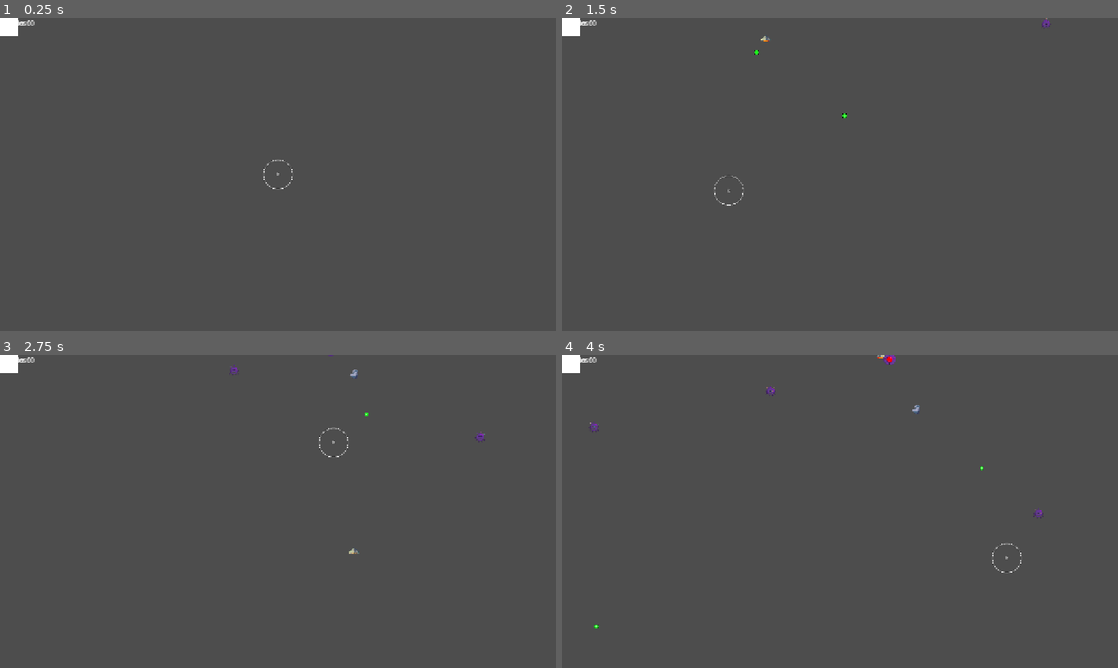
Above: before the commit, frames 1-4 (two rows, left to right).
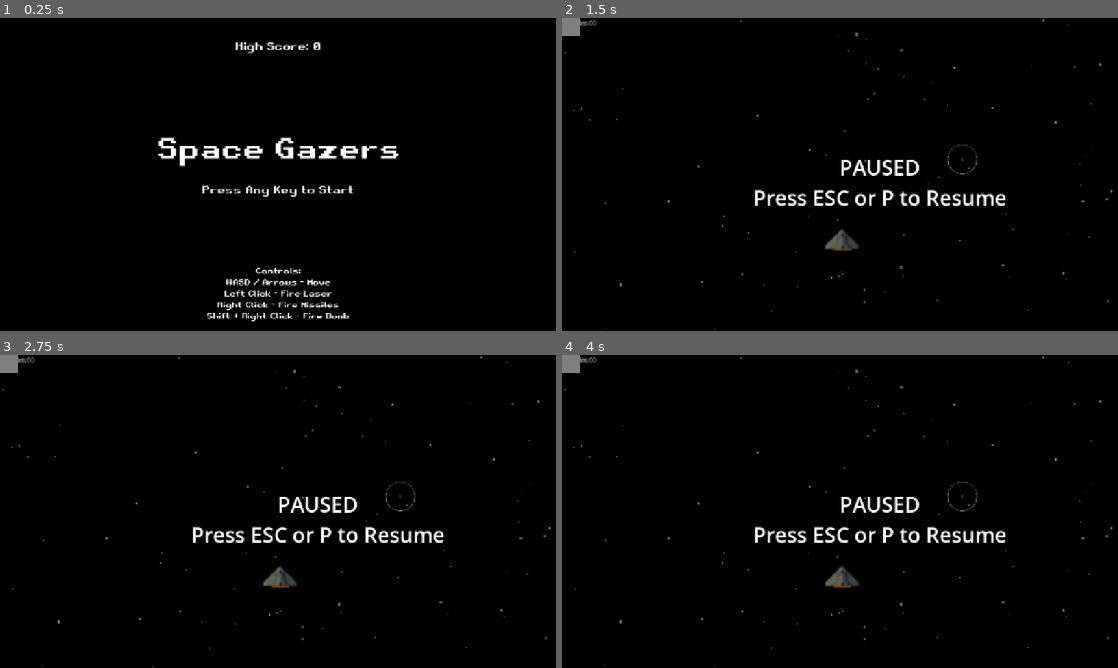
Above: after the commit, the same moments.

Repository: michaeldolearyjr/space-gazers
Game: Godot game, scene res://main_menu.tscn
Same seed, same stepped clock (60 frames per second), same inputs: the game is played once before the commit and once after it. Before the commit the project starts from res://gameplay.tscn. Sound files missing from this copy of the repository are replaced by a short silence.
Inputs (mouse positions are in pixels of both pictures, inside the frame that each line leads up to):
- Up to frame 1 (0.25 s): no input
- Up to frame 2 (1.5 s): tap Enter at 0.5 s; move the mouse to (962, 158) at 0.52 s; hold Right (ui_right) 0.53-1.28 s; tap P at 0.6, 1.35 s; click (962, 158) at 0.67 s; tap Space at 1.25 s; move the mouse to (728, 190) at 1.27 s; hold Down (ui_down) from 1.28 s (still down); click (728, 190) at 1.42 s
- Up to frame 3 (2.75 s): move the mouse to (333, 442) at 2.02 s; release Down (ui_down) at 2.03 s; hold Right (ui_right) from 2.03 s (still down); hold Shift from 2.03 s (still down); click (333, 442) at 2.17 s; tap P at 2.3 s
- Up to frame 4 (4 s): move the mouse to (812, 574) at 2.77 s; release Right (ui_right) at 2.78 s; release Shift at 2.78 s; hold Up (ui_up) 2.78-3.53 s; tap P at 2.85, 3.6 s; click (812, 574) at 2.92 s; move the mouse to (1006, 558) at 3.52 s; hold Left (ui_left) from 3.53 s (still down); click (1006, 558) at 3.67 s

The runs differ from the first frame. In frame 1, 100% of the frame differs, in the area x 0-100%, y 0-100%; in frame 2, 100%; in frame 3, 100%; in frame 4, 100%.

Commit message:
implementing basic gameplay controls and visual fx

Diff:
--- a/asteroid.gd
+++ b/asteroid.gd
@@ -3,11 +3,33 @@
 var hp: int = 200
 var speedy: float = 0
 
+var rotation_speed: float = 0
+
 func _ready() -> void:
 	speedy = randf_range(2.0, 16.0) * 10.0
+	rotation_speed = randf_range(-3.0, 3.0)
+	scale = Vector2(3.5, 3.5)
+	collision_layer = 4
+	collision_mask = 17
+	body_entered.connect(_on_body_entered)
+
+	var textures = [
+		preload("res://assets/images/asteroid_sm.png"),
+		preload("res://assets/images/asteroid_md.png"),
+		preload("res://assets/images/asteroid_lg.png"),
+		preload("res://assets/images/asteroid_lg2.png")
+	]
+	var tex = textures[randi() % textures.size()]
+	if has_node("Sprite2D"):
+		$Sprite2D.texture = tex
+	if has_node("CollisionShape2D"):
+		var circle = CircleShape2D.new()
+		circle.radius = max(tex.get_width(), tex.get_height()) / 2.0
+		$CollisionShape2D.shape = circle
 
 func _process(delta: float) -> void:
 	global_position.y += speedy * delta
+	rotation += rotation_speed * delta
 
 	var viewport_rect = get_viewport_rect()
 	if global_position.y > viewport_rect.size.y + 100:
@@ -18,4 +40,12 @@
 	if hp <= 0:
 		if get_node_or_null("/root/Global"):
 			get_node("/root/Global").add_score(100)
+		var gameplay = get_tree().current_scene
+		if gameplay and gameplay.has_method("play_explosion"):
+			gameplay.play_explosion(global_position, Color.GRAY)
 		queue_free()
+
+func _on_body_entered(body: Node2D):
+	if body.name == "Player" and body.has_method("take_damage"):
+		body.take_damage(30)
+		take_damage(1000)
--- a/enemy_ship.gd
+++ b/enemy_ship.gd
@@ -4,18 +4,27 @@
 var speedx: float = 0
 var speedy: float = 0
 var bullet_timer: float = 0.0
+var anim_timer: float = 0.0
 
 func _ready() -> void:
+	scale = Vector2(3.5, 3.5)
+	collision_layer = 2
+	collision_mask = 17
+	body_entered.connect(_on_body_entered)
 	speedx = randf_range(-6.0, 6.0) * 10.0
 	speedy = randf_range(1.0, 5.0) * 10.0
 	bullet_timer = randf_range(0.5, 2.0)
 
-	if has_node("AnimationPlayer"):
-		var anim = $AnimationPlayer
-		if anim.has_animation("default"):
-			anim.play("default")
+	# Removed AnimationPlayer default play so custom animation logic works
 
 func _process(delta: float) -> void:
+	anim_timer += delta
+	if anim_timer > 0.1:
+		anim_timer = 0.0
+		if has_node("Sprite2D"):
+			var s = $Sprite2D
+			s.frame = (s.frame + 1) % (s.hframes * s.vframes)
+
 	global_position.x += speedx * delta
 	global_position.y += speedy * delta
 
@@ -45,4 +54,12 @@
 	if hp <= 0:
 		if get_node_or_null("/root/Global"):
 			get_node("/root/Global").add_score(5000)
+		var gameplay = get_tree().current_scene
+		if gameplay and gameplay.has_method("play_explosion"):
+			gameplay.play_explosion(global_position, Color.BLUE)
 		queue_free()
+
+func _on_body_entered(body: Node2D):
+	if body.name == "Player" and body.has_method("take_damage"):
+		body.take_damage(20)
+		take_damage(1000)
--- /dev/null
+++ b/game_over.gd
@@ -0,0 +1,16 @@
+extends Control
+
+func _ready() -> void:
+	var global = get_node_or_null("/root/Global")
+	if global:
+		$Score.text = "Score: " + str(global.score) + "\nHigh Score: " + str(global.highscore)
+
+func _input(event: InputEvent) -> void:
+	if event is InputEventKey and event.pressed:
+		get_node("/root/Global").score = 0
+		get_node("/root/Global").level = 1
+		get_tree().change_scene_to_file("res://main_menu.tscn")
+	elif event is InputEventMouseButton and event.pressed:
+		get_node("/root/Global").score = 0
+		get_node("/root/Global").level = 1
+		get_tree().change_scene_to_file("res://main_menu.tscn")
--- /dev/null
+++ b/game_over.tscn
@@ -0,0 +1,65 @@
+[gd_scene load_steps=3 format=3]
+[ext_resource type="Script" path="res://game_over.gd" id="1_xxx"]
+[ext_resource type="FontFile" path="res://assets/RetroGaming.ttf" id="2_yyy"]
+
+[node name="GameOver" type="Control"]
+layout_mode = 3
+anchors_preset = 15
+anchor_right = 1.0
+anchor_bottom = 1.0
+script = ExtResource("1_xxx")
+
+[node name="ColorRect" type="ColorRect" parent="."]
+layout_mode = 1
+anchors_preset = 15
+anchor_right = 1.0
+anchor_bottom = 1.0
+color = Color(0.2, 0, 0, 1)
+
+[node name="Title" type="Label" parent="."]
+layout_mode = 1
+anchors_preset = 8
+anchor_left = 0.5
+anchor_top = 0.5
+anchor_right = 0.5
+anchor_bottom = 0.5
+offset_left = -200.0
+offset_top = -100.0
+offset_right = 200.0
+offset_bottom = -20.0
+theme_override_fonts/font = ExtResource("2_yyy")
+theme_override_font_sizes/font_size = 64
+text = "GAME OVER"
+horizontal_alignment = 1
+
+[node name="Score" type="Label" parent="."]
+layout_mode = 1
+anchors_preset = 8
+anchor_left = 0.5
+anchor_top = 0.5
+anchor_right = 0.5
+anchor_bottom = 0.5
+offset_left = -200.0
+offset_top = 10.0
+offset_right = 200.0
+offset_bottom = 50.0
+theme_override_fonts/font = ExtResource("2_yyy")
+theme_override_font_sizes/font_size = 32
+text = "Score: 0"
+horizontal_alignment = 1
+
+[node name="PressAnyKey" type="Label" parent="."]
+layout_mode = 1
+anchors_preset = 7
+anchor_left = 0.5
+anchor_top = 1.0
+anchor_right = 0.5
+anchor_bottom = 1.0
+offset_left = -300.0
+offset_top = -100.0
+offset_right = 300.0
+offset_bottom = -50.0
+theme_override_fonts/font = ExtResource("2_yyy")
+theme_override_font_sizes/font_size = 24
+text = "Press Any Key to Return to Menu"
+horizontal_alignment = 1
--- a/gameplay.gd
+++ b/gameplay.gd
@@ -17,6 +17,13 @@
 @onready var bomb_label = $UI/BombAmmoLabel
 
 var spawn_timer: float = 0.0
+
+var level_timer: float = 0.0
+var level_duration: float = 30.0 # 30 seconds per level
+var enemies_spawned_this_level: int = 0
+var max_enemies_per_level: int = 15
+
+var pause_menu: CanvasLayer = null
 
 func _ready() -> void:
 	# Remove templates from tree so they don't process and queue_free() themselves
@@ -28,12 +35,178 @@
 	$Enemies.remove_child(enemy_ship_template)
 	$Powerups.remove_child(powerup_template)
 
+	_setup_starfield()
+	_setup_pause_menu()
+
 	# Start background music if present
-	if has_node("MusicPlayer") and $MusicPlayer.stream != null:
+	if has_node("MusicPlayer"):
+		var stream = load("res://assets/audio/spaceTrack.ogg")
+		if stream is AudioStreamOggVorbis:
+			stream.loop = true
+		$MusicPlayer.stream = stream
 		$MusicPlayer.play()
 
-
+	# Setup Healthbar
+	if has_node("UI/Healthbar"):
+		var hb = $UI/Healthbar
+		hb.texture_under = load("res://assets/images/healthbar.png")
+		hb.texture_progress = load("res://assets/images/healthbar.png")
+		hb.tint_under = Color(0.2, 0.2, 0.2)
+		hb.tint_progress = Color.GREEN
+		hb.position = Vector2(20, 20)
+		hb.scale = Vector2(3, 3)
+
+func _setup_starfield():
+	var bg = ColorRect.new()
+	bg.color = Color.BLACK
+	bg.size = get_viewport_rect().size
+	bg.z_index = -100
+	add_child(bg)
+
+	var env = WorldEnvironment.new()
+	var env_res = Environment.new()
+	env_res.background_mode = Environment.BG_CANVAS
+	env_res.glow_enabled = true
+	env_res.glow_intensity = 0.6
+	env_res.glow_strength = 0.8
+	env_res.glow_bloom = 0.1
+	env_res.glow_blend_mode = Environment.GLOW_BLEND_MODE_ADDITIVE
+	env_res.glow_hdr_threshold = 1.0
+	env.environment = env_res
+	add_child(env)
+
+	for i in range(3):
+		var stars = CPUParticles2D.new()
+		stars.amount = 20 * (i + 1)
+		stars.emission_shape = CPUParticles2D.EMISSION_SHAPE_RECTANGLE
+		var vp_size = get_viewport_rect().size
+		stars.emission_rect_extents = Vector2(vp_size.x / 2.0, 0)
+		stars.direction = Vector2(0, 1)
+		stars.spread = 0.0
+		stars.gravity = Vector2(0, 0)
+		var speed = 100.0 + (i * 200.0)
+		stars.initial_velocity_min = speed * 0.8
+		stars.initial_velocity_max = speed * 1.2
+		stars.scale_amount_min = (i + 1) * 1.0
+		stars.scale_amount_max = (i + 1) * 2.0
+		stars.lifetime = (vp_size.y + 200) / speed
+		stars.preprocess = stars.lifetime
+		stars.position = Vector2(vp_size.x / 2.0, -50)
+		stars.z_index = -99 + i
+
+		# Randomize star glow using a gradient with HDR values
+		var grad = Gradient.new()
+		grad.add_point(0.0, Color(0.4, 0.4, 0.4)) # Dim, no glow
+		grad.add_point(0.8, Color(0.8, 0.8, 0.8)) # Normal, no glow
+		grad.add_point(1.0, Color(1.5, 1.5, 1.2)) # Bright, glows!
+		stars.color_initial_ramp = grad
+
+		add_child(stars)
+
+func _setup_pause_menu():
+	pause_menu = CanvasLayer.new()
+	pause_menu.layer = 100
+	pause_menu.process_mode = Node.PROCESS_MODE_ALWAYS
+
+	var dim = ColorRect.new()
+	dim.color = Color(0, 0, 0, 0.5)
+	dim.size = get_viewport_rect().size
+	pause_menu.add_child(dim)
+
+	var label = Label.new()
+	label.text = "PAUSED\nPress ESC or P to Resume"
+	label.position = Vector2(get_viewport_rect().size.x / 2.0 - 200, get_viewport_rect().size.y / 2.0 - 50)
+	label.add_theme_font_size_override("font_size", 48)
+	label.horizontal_alignment = HORIZONTAL_ALIGNMENT_CENTER
+	pause_menu.add_child(label)
+
+	add_child(pause_menu)
+	pause_menu.hide()
+
+func _input(event: InputEvent) -> void:
+	if event.is_action_pressed("ui_cancel") or (event is InputEventKey and event.pressed and event.keycode == KEY_P):
+		var tree = get_tree()
+		tree.paused = !tree.paused
+		pause_menu.visible = tree.paused
+
+func play_explosion(pos: Vector2, target_color: Color = Color.ORANGE):
+	var sfx = AudioStreamPlayer2D.new()
+	sfx.stream = load("res://assets/audio/explosion.ogg")
+	sfx.global_position = pos
+	add_child(sfx)
+	sfx.play()
+	sfx.finished.connect(sfx.queue_free)
+
+	var particles = CPUParticles2D.new()
+	particles.emitting = true
+	particles.one_shot = true
+	particles.amount = 50
+	particles.explosiveness = 1.0
+	particles.direction = Vector2(0, 0)
+	particles.spread = 180.0
+	particles.initial_velocity_min = 100.0
+	particles.initial_velocity_max = 300.0
+	particles.scale_amount_min = 2.0
+	particles.scale_amount_max = 5.0
+
+	var grad = Gradient.new()
+	grad.add_point(0.0, target_color)
+	grad.add_point(1.0, Color.RED)
+	particles.color_initial_ramp = grad
+
+	particles.global_position = pos
+
+	var light = PointLight2D.new()
+	light.texture = load("res://assets/images/light.png")
+	light.color = Color.ORANGE
+	light.energy = 2.0
+	light.texture_scale = 0.5
+	particles.add_child(light)
+
+	add_child(particles)
+	var timer = Timer.new()
+	timer.wait_time = 1.5
+	timer.autostart = true
+	timer.timeout.connect(particles.queue_free)
+	particles.add_child(timer)
+
+func play_impact(pos: Vector2, target_color: Color, laser_color: Color):
+	var particles = CPUParticles2D.new()
+	particles.emitting = true
+	particles.one_shot = true
+	particles.amount = 20
+	particles.explosiveness = 0.8
+	particles.direction = Vector2(0, -1)
+	particles.spread = 90.0
+	particles.initial_velocity_min = 50.0
+	particles.initial_velocity_max = 150.0
+	particles.scale_amount_min = 2.0
+	particles.scale_amount_max = 4.0
+
+	var grad = Gradient.new()
+	grad.add_point(0.0, target_color)
+	grad.add_point(1.0, laser_color)
+	particles.color_initial_ramp = grad
+
+	particles.global_position = pos
+	add_child(particles)
+
+	var timer = Timer.new()
+	timer.wait_time = 1.0
+	timer.autostart = true
+	timer.timeout.connect(particles.queue_free)
+	particles.add_child(timer)
 func _process(delta: float) -> void:
+	var global = get_node_or_null("/root/Global")
+	if global:
+		level_timer += delta
+		if level_timer >= level_duration:
+			level_timer = 0.0
+			global.level += 1
+			enemies_spawned_this_level = 0
+			max_enemies_per_level += 10 # Increase cap each level
+			get_tree().change_scene_to_file("res://story_screen.tscn")
+
 	_update_ui()
 	_handle_spawning(delta)
 
@@ -48,9 +221,16 @@
 		bomb_label.text = "Bombs: " + str(player.bombs_ammo)
 
 func _handle_spawning(delta: float):
+	if enemies_spawned_this_level >= max_enemies_per_level:
+		return
+
 	spawn_timer -= delta
 	if spawn_timer <= 0:
-		spawn_timer = 0.5 # check twice a second
+		var global = get_node_or_null("/root/Global")
+		var current_level = global.level if global else 1
+
+		spawn_timer = max(0.1, 0.5 - (current_level * 0.02)) # Spawns get faster
+		var speed_multiplier = 1.0 + (current_level * 0.15) # Speed increases
 
 		# Probability checks based on level (simplified)
 		var rand = randf()
@@ -61,6 +241,9 @@
 			var viewport = get_viewport_rect()
 			g.global_position = Vector2(randf_range(0, viewport.size.x), -50)
 			$Enemies.add_child(g)
+			g.speedy *= speed_multiplier
+			g.speedx *= speed_multiplier
+			enemies_spawned_this_level += 1
 
 		if rand < 0.05:
 			var s = enemy_ship_template.duplicate()
@@ -68,6 +251,9 @@
 			var viewport = get_viewport_rect()
 			s.global_position = Vector2(randf_range(0, viewport.size.x), -50)
 			$Enemies.add_child(s)
+			s.speedy *= speed_multiplier
+			s.speedx *= speed_multiplier
+			enemies_spawned_this_level += 1
 
 		if rand < 0.1:
 			var a = asteroid_template.duplicate()
@@ -75,6 +261,7 @@
 			var viewport = get_viewport_rect()
 			a.global_position = Vector2(randf_range(0, viewport.size.x), -100)
 			$Enemies.add_child(a)
+			a.speedy *= speed_multiplier
 
 		if rand < 0.02:
 			var p = powerup_template.duplicate()
--- a/gazer.gd
+++ b/gazer.gd
@@ -5,19 +5,27 @@
 var speedy: float = 0
 var bullet_timer: float = 0.0
 var score_value: int = 0
+var anim_timer: float = 0.0
 
 func _ready() -> void:
+	scale = Vector2(3.5, 3.5)
+	collision_layer = 2
+	collision_mask = 17
+	body_entered.connect(_on_body_entered)
 	speedx = randf_range(-6.0, 6.0) * 10.0
 	speedy = randf_range(2.0, 16.0) * 10.0
 	bullet_timer = randf_range(0.5, 3.0)
 
-	# If AnimationPlayer exists, we can play its default animation here
-	if has_node("AnimationPlayer"):
-		var anim = $AnimationPlayer
-		if anim.has_animation("default"):
-			anim.play("default")
+	# Removed AnimationPlayer default play so custom animation logic works
 
 func _process(delta: float) -> void:
+	anim_timer += delta
+	if anim_timer > 0.1:
+		anim_timer = 0.0
+		if has_node("Sprite2D"):
+			var s = $Sprite2D
+			s.frame = (s.frame + 1) % (s.hframes * s.vframes)
+
 	global_position.x += speedx * delta
 	global_position.y += speedy * delta
 
@@ -50,5 +58,12 @@
 	if hp <= 0:
 		if get_node_or_null("/root/Global"):
 			get_node("/root/Global").add_score(1500) # Base score
-		# Spawn particles or explosion here in gameplay.gd
+		var gameplay = get_tree().current_scene
+		if gameplay and gameplay.has_method("play_explosion"):
+			gameplay.play_explosion(global_position, Color.PURPLE)
 		queue_free()
+
+func _on_body_entered(body: Node2D):
+	if body.name == "Player" and body.has_method("take_damage"):
+		body.take_damage(20)
+		take_damage(1000)
--- a/laser.gd
+++ b/laser.gd
@@ -4,6 +4,9 @@
 var damage: int = 15
 
 func _ready() -> void:
+	scale = Vector2(0.5, 0.5)
+	collision_layer = 16
+	collision_mask = 6
 	area_entered.connect(_on_area_entered)
 
 func _process(delta: float) -> void:
@@ -14,6 +17,13 @@
 		queue_free()
 
 func _on_area_entered(area: Area2D):
-	if area.has_method("take_damage") and (area.name == "Gazer" or area.name == "EnemyShip" or area.name == "Asteroid"):
+	if area.has_method("take_damage") and (area.name.begins_with("Gazer") or area.name.begins_with("EnemyShip") or area.name.begins_with("Asteroid")):
 		area.take_damage(damage)
+		var gameplay = get_tree().current_scene
+		if gameplay and gameplay.has_method("play_impact"):
+			var tc = Color.WHITE
+			if area.name.begins_with("Gazer"): tc = Color.PURPLE
+			elif area.name.begins_with("Asteroid"): tc = Color.GRAY
+			elif area.name.begins_with("EnemyShip"): tc = Color.BLUE
+			gameplay.play_impact(global_position, tc, Color.GREEN)
 		queue_free()
--- /dev/null
+++ b/main_menu.gd
@@ -0,0 +1,12 @@
+extends Control
+
+func _ready() -> void:
+	var global = get_node_or_null("/root/Global")
+	if global and has_node("HighScore"):
+		$HighScore.text = "High Score: " + str(global.highscore)
+
+func _input(event: InputEvent) -> void:
+	if event is InputEventKey and event.pressed:
+		get_tree().change_scene_to_file("res://story_screen.tscn")
+	elif event is InputEventMouseButton and event.pressed:
+		get_tree().change_scene_to_file("res://story_screen.tscn")
--- /dev/null
+++ b/main_menu.tscn
@@ -0,0 +1,84 @@
+[gd_scene load_steps=3 format=3]
+
+[ext_resource type="Script" path="res://main_menu.gd" id="1_xxx"]
+[ext_resource type="FontFile" path="res://assets/RetroGaming.ttf" id="2_yyy"]
+
+[node name="MainMenu" type="Control"]
+layout_mode = 3
+anchors_preset = 15
+anchor_right = 1.0
+anchor_bottom = 1.0
+script = ExtResource("1_xxx")
+
+[node name="ColorRect" type="ColorRect" parent="."]
+layout_mode = 1
+anchors_preset = 15
+anchor_right = 1.0
+anchor_bottom = 1.0
+color = Color(0, 0, 0, 1)
+
+[node name="Title" type="Label" parent="."]
+layout_mode = 1
+anchors_preset = 8
+anchor_left = 0.5
+anchor_top = 0.5
+anchor_right = 0.5
+anchor_bottom = 0.5
+offset_left = -400.0
+offset_top = -100.0
+offset_right = 400.0
+offset_bottom = -20.0
+theme_override_fonts/font = ExtResource("2_yyy")
+theme_override_font_sizes/font_size = 64
+text = "Space Gazers"
+horizontal_alignment = 1
+
+[node name="PressAnyKey" type="Label" parent="."]
+layout_mode = 1
+anchors_preset = 8
+anchor_left = 0.5
+anchor_top = 0.5
+anchor_right = 0.5
+anchor_bottom = 0.5
+offset_left = -200.0
+offset_top = 20.0
+offset_right = 200.0
+offset_bottom = 60.0
+theme_override_fonts/font = ExtResource("2_yyy")
+theme_override_font_sizes/font_size = 24
+text = "Press Any Key to Start"
+horizontal_alignment = 1
+
+[node name="HighScore" type="Label" parent="."]
+layout_mode = 1
+anchors_preset = 5
+anchor_left = 0.5
+anchor_right = 0.5
+offset_left = -200.0
+offset_top = 50.0
+offset_right = 200.0
+offset_bottom = 90.0
+theme_override_fonts/font = ExtResource("2_yyy")
+theme_override_font_sizes/font_size = 24
+text = "High Score: 0"
+horizontal_alignment = 1
+
+[node name="Controls" type="Label" parent="."]
+layout_mode = 1
+anchors_preset = 7
+anchor_left = 0.5
+anchor_top = 1.0
+anchor_right = 0.5
+anchor_bottom = 1.0
+offset_left = -300.0
+offset_top = -150.0
+offset_right = 300.0
+offset_bottom = -20.0
+theme_override_fonts/font = ExtResource("2_yyy")
+theme_override_font_sizes/font_size = 18
+text = "Controls:
+WASD / Arrows - Move
+Left Click - Fire Laser
+Right Click - Fire Missiles
+Shift + Right Click - Fire Bomb"
+horizontal_alignment = 1
--- a/missile.gd
+++ b/missile.gd
@@ -4,6 +4,8 @@
 var damage: int = 200
 
 func _ready() -> void:
+	collision_layer = 16
+	collision_mask = 6
 	area_entered.connect(_on_area_entered)
 
 func _process(delta: float) -> void:
@@ -14,12 +16,19 @@
 		queue_free()
 
 func _on_area_entered(area: Area2D):
-	if area.has_method("take_damage") and (area.name == "Gazer" or area.name == "EnemyShip" or area.name == "Asteroid"):
-		# AoE explosion in old game for missiles
+	if area.has_method("take_damage") and (area.name.begins_with("Gazer") or area.name.begins_with("EnemyShip") or area.name.begins_with("Asteroid")):
 		var explosion_radius = 250.0
 		if get_parent() and get_parent().get_parent() and get_parent().get_parent().has_node("Enemies"):
 			var enemies = get_parent().get_parent().get_node("Enemies").get_children()
 			for enemy in enemies:
 				if enemy.has_method("take_damage") and enemy.global_position.distance_to(global_position) < explosion_radius:
 					enemy.take_damage(damage)
+
+		var gameplay = get_tree().current_scene
+		if gameplay and gameplay.has_method("play_impact"):
+			var tc = Color.WHITE
+			if area.name.begins_with("Gazer"): tc = Color.PURPLE
+			elif area.name.begins_with("Asteroid"): tc = Color.GRAY
+			elif area.name.begins_with("EnemyShip"): tc = Color.BLUE
+			gameplay.play_impact(global_position, tc, Color.WHITE)
 		queue_free()
--- a/player.gd
+++ b/player.gd
@@ -11,6 +11,29 @@
 var hit_timer: float = 0.0
 
 @onready var sprite = $Sprite2D
+
+func _ready() -> void:
+	scale = Vector2(3.5, 3.5)
+	collision_layer = 1
+	collision_mask = 14
+
+	var vp = get_viewport_rect().size
+	global_position = Vector2(vp.x / 2.0, vp.y / 2.0 + 150.0)
+
+	var exhaust = CPUParticles2D.new()
+	exhaust.amount = 30
+	exhaust.lifetime = 0.5
+	exhaust.direction = Vector2(0, 1)
+	exhaust.spread = 20.0
+	exhaust.gravity = Vector2(0, 0)
+	exhaust.initial_velocity_min = 50.0
+	exhaust.initial_velocity_max = 100.0
+	exhaust.scale_amount_min = 2.0
+	exhaust.scale_amount_max = 5.0
+	exhaust.color = Color.AQUA
+	exhaust.position = Vector2(0, 20)
+	exhaust.z_index = -1
+	add_child(exhaust)
 
 func _physics_process(delta: float) -> void:
 	if hit_timer > 0:
@@ -66,7 +89,7 @@
 	if bullet_timer <= 0:
 		if Input.is_mouse_button_pressed(MOUSE_BUTTON_LEFT):
 			shoot_laser()
-			bullet_timer = 0.1 if rapid_fire_timer <= 0 else 0.05
+			bullet_timer = 0.3 if rapid_fire_timer <= 0 else 0.15
 		elif Input.is_mouse_button_pressed(MOUSE_BUTTON_RIGHT) and not Input.is_key_pressed(KEY_SHIFT):
 			if missiles_ammo > 0:
 				shoot_missile()
@@ -94,4 +117,5 @@
 	health -= amount
 	hit_timer = 0.5
 	if health <= 0:
+		get_tree().change_scene_to_file("res://game_over.tscn")
 		queue_free()
--- a/powerup.gd
+++ b/powerup.gd
@@ -6,11 +6,28 @@
 func _ready() -> void:
 	speedy = randf_range(5.0, 12.0) * 10.0
 	body_entered.connect(_on_body_entered)
+	scale = Vector2(3.0, 3.0)
+	collision_layer = 32
+	collision_mask = 1
 
 	# Randomize type if not set externally
 	if type == "health":
 		var types = ["health", "rapid", "missile", "bomb"]
 		type = types[randi() % types.size()]
+
+	if has_node("Sprite2D"):
+		$Sprite2D.texture = preload("res://assets/images/healthpack.png")
+		if type == "rapid":
+			$Sprite2D.modulate = Color.YELLOW
+		elif type == "missile":
+			$Sprite2D.modulate = Color.RED
+		elif type == "bomb":
+			$Sprite2D.modulate = Color.PURPLE
+
+	if has_node("CollisionShape2D"):
+		var circle = CircleShape2D.new()
+		circle.radius = 16.0
+		$CollisionShape2D.shape = circle
 
 func _process(delta: float) -> void:
 	global_position.y += speedy * delta
--- a/project.godot
+++ b/project.godot
@@ -11,7 +11,7 @@
 [application]
 
 config/name="Space Gazers"
-run/main_scene="uid://8y2d2y7w8ks3"
+run/main_scene="res://main_menu.tscn"
 config/features=PackedStringArray("4.6", "Forward Plus")
 config/icon="res://icon.svg"
 
--- a/redlaser.gd
+++ b/redlaser.gd
@@ -4,6 +4,8 @@
 var damage: int = 15
 
 func _ready() -> void:
+	collision_layer = 8
+	collision_mask = 1
 	body_entered.connect(_on_body_entered)
 
 func _process(delta: float) -> void:
@@ -15,5 +17,8 @@
 
 func _on_body_entered(body: Node2D):
 	if body.name == "Player" and body.has_method("take_damage"):
-		body.take_damage(damage)
+		body.take_damage(10)
+		var gameplay = get_tree().current_scene
+		if gameplay and gameplay.has_method("play_impact"):
+			gameplay.play_impact(global_position, Color.WHITE, Color.RED)
 		queue_free()
--- /dev/null
+++ b/story_screen.gd
@@ -0,0 +1,12 @@
+extends Control
+
+func _ready() -> void:
+	var global = get_node_or_null("/root/Global")
+	if global and global.level > 1:
+		$TextLabel.text = "Level " + str(global.level) + "\n\nIncoming enemy fleet detected!"
+
+func _input(event: InputEvent) -> void:
+	if event is InputEventKey and event.pressed:
+		get_tree().change_scene_to_file("res://gameplay.tscn")
+	elif event is InputEventMouseButton and event.pressed:
+		get_tree().change_scene_to_file("res://gameplay.tscn")
--- /dev/null
+++ b/story_screen.tscn
@@ -0,0 +1,56 @@
+[gd_scene load_steps=3 format=3]
+
+[ext_resource type="Script" path="res://story_screen.gd" id="1_script"]
+[ext_resource type="FontFile" path="res://assets/RetroGaming.ttf" id="2_font"]
+
+[node name="StoryScreen" type="Control"]
+layout_mode = 3
+anchors_preset = 15
+anchor_right = 1.0
+anchor_bottom = 1.0
+script = ExtResource("1_script")
+
+[node name="ColorRect" type="ColorRect" parent="."]
+layout_mode = 1
+anchors_preset = 15
+anchor_right = 1.0
+anchor_bottom = 1.0
+color = Color(0, 0, 0, 1)
+
+[node name="TextLabel" type="Label" parent="."]
+layout_mode = 1
+anchors_preset = 8
+anchor_left = 0.5
+anchor_top = 0.5
+anchor_right = 0.5
+anchor_bottom = 0.5
+offset_left = -400.0
+offset_top = -200.0
+offset_right = 400.0
+offset_bottom = 200.0
+theme_override_fonts/font = ExtResource("2_font")
+theme_override_font_sizes/font_size = 24
+text = "The earth was destroyed by the gazers, you have nothing left to lose...
+
+Fly your lone spaceship into deep space to take out as many of those alien bastards as you can.
+
+Good luck."
+horizontal_alignment = 1
+vertical_alignment = 1
+autowrap_mode = 2
+
+[node name="PressAnyKey" type="Label" parent="."]
+layout_mode = 1
+anchors_preset = 7
+anchor_left = 0.5
+anchor_top = 1.0
+anchor_right = 0.5
+anchor_bottom = 1.0
+offset_left = -200.0
+offset_top = -50.0
+offset_right = 200.0
+offset_bottom = -20.0
+theme_override_fonts/font = ExtResource("2_font")
+theme_override_font_sizes/font_size = 18
+text = "Press Any Key to Continue"
+horizontal_alignment = 1
Binary file changed: assets/images/beholder.png
Not shown, added: game_over.gd.uid
Not shown, added: main_menu.gd.uid
Not shown, added: story_screen.gd.uid
Not shown, added: ToDo.md
